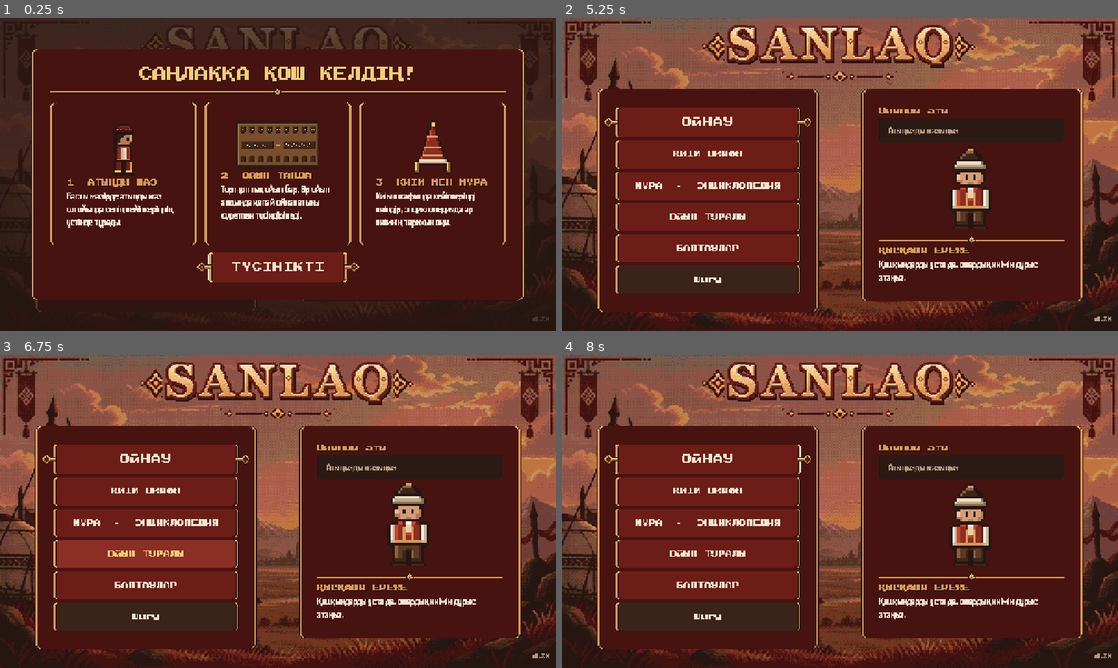
Above: before the commit, frames 1-4 (two rows, left to right).
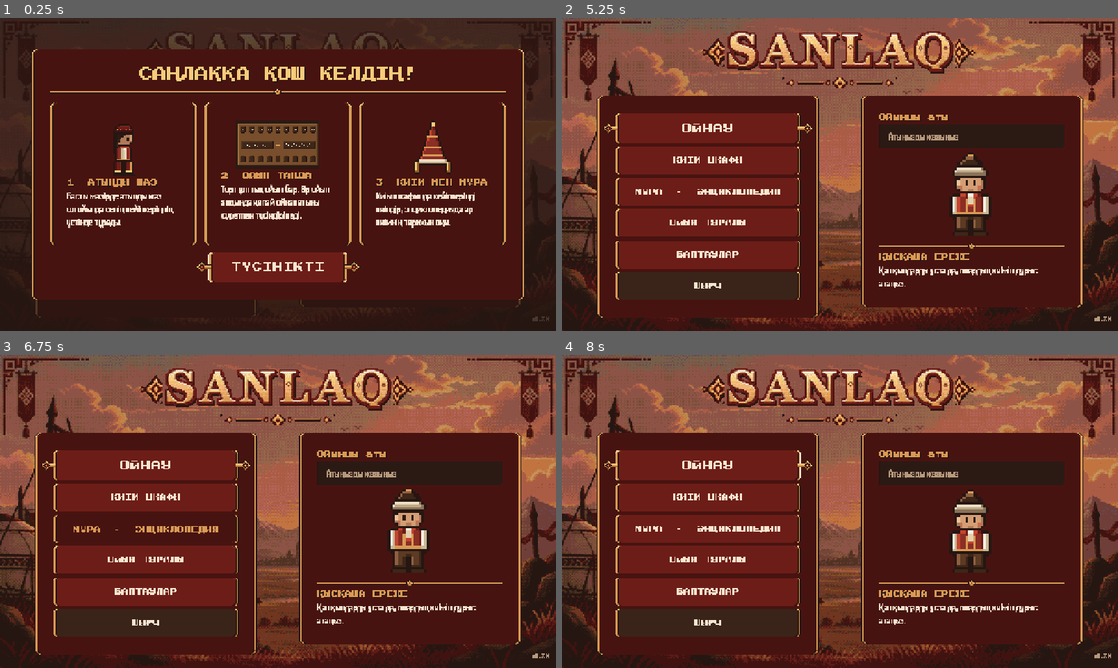
Above: after the commit, the same moments.

Repository: mmeirbek/sanlaq
Game: Godot game, scene res://scenes/ui/main_menu.tscn
Two runs of this game, one before a commit and one after it. Both use one fixed random seed, a clock stepped at 60 frames per second and the inputs below. Sound files missing from this copy of the repository are replaced by a short silence.
Inputs (mouse positions are in pixels of both pictures, inside the frame that each line leads up to):
- Up to frame 1 (0.25 s): no input
- Up to frame 2 (5.25 s): click "ОЙНАУ" at 0.5 s; click "КИІМ ШКАФЫ" at 1.25 s; click "МҰРА · ЭНЦИКЛОПЕДИЯ" at 2 s; click "ОЙЫН ТУРАЛЫ" at 2.75 s; click "БАПТАУЛАР" at 3.5 s; click "Шығу" at 4.25 s; click "ТҮСІНІКТІ" at 5 s
- Up to frame 3 (6.75 s): tap Enter at 5.75 s; move the mouse to (400, 495) at 5.77 s; hold D (move_right) 5.78-6.5 s; hold E (interact) 5.78-6.5 s; click (400, 495) at 5.92 s; tap Space (ui_accept) at 6.02 s; drag from (166, 527) to (250, 574) at 6.52 s
- Up to frame 4 (8 s): move the mouse to (895, 442) at 7.27 s; hold D (move_right) from 7.28 s (still down); tap Tab at 7.35 s; click (895, 442) at 7.42 s

The runs differ from the first frame. In frame 1, 0.9% of the frame differs, in the area x 6-94%, y 3-96%; in frame 2, 18%; in frame 3, 22%, in the area x 6-94%, y 2-96%; in frame 4, 18%.

Commit message:
Фон во весь экран и меню по центру на любом формате экрана
На MacBook 16:10, телефоне и планшете фон стоял рамкой посередине, а меню
прилипало к верху. Теперь фон закрывает экран с обрезкой по краям, главное
меню — в CenterContainer. На телефоне — любая альбомная ориентация по датчику.

Co-Authored-By: Claude Opus 5.5 <noreply@anthropic.com>

Diff:
--- a/project.godot
+++ b/project.godot
@@ -43,7 +43,7 @@
 window/size/mode=2
 window/stretch/mode="canvas_items"
 window/stretch/aspect="expand"
-window/handheld/orientation="landscape"
+window/handheld/orientation=4
 
 [editor_plugins]
 
--- a/scenes/ui/main_menu.tscn
+++ b/scenes/ui/main_menu.tscn
@@ -30,116 +30,116 @@
 variant = 0
 veil = 0.2
 
-[node name="Logo" type="TextureRect" parent="."]
+[node name="Center" type="CenterContainer" parent="."]
 layout_mode = 1
-anchors_preset = 5
-anchor_left = 0.5
-anchor_right = 0.5
-offset_left = -320.0
-offset_top = 16.0
-offset_right = 320.0
-offset_bottom = 146.0
+anchors_preset = 15
+anchor_right = 1.0
+anchor_bottom = 1.0
 grow_horizontal = 2
+grow_vertical = 2
+mouse_filter = 2
+
+[node name="Column" type="VBoxContainer" parent="Center"]
+layout_mode = 2
+mouse_filter = 2
+theme_override_constants/separation = 18
+
+[node name="Logo" type="TextureRect" parent="Center/Column"]
+layout_mode = 2
+size_flags_horizontal = 4
 mouse_filter = 2
 texture = ExtResource("4_logo")
 stretch_mode = 2
 
-[node name="Menu" type="PanelContainer" parent="."]
-layout_mode = 1
-anchors_preset = 5
-anchor_left = 0.5
-anchor_right = 0.5
-offset_left = -560.0
-offset_top = 164.0
-offset_right = -48.0
-offset_bottom = 164.0
-grow_horizontal = 2
+[node name="Panels" type="HBoxContainer" parent="Center/Column"]
+layout_mode = 2
+mouse_filter = 2
+theme_override_constants/separation = 96
 
-[node name="Buttons" type="VBoxContainer" parent="Menu"]
+[node name="Menu" type="PanelContainer" parent="Center/Column/Panels"]
+custom_minimum_size = Vector2(512, 0)
+layout_mode = 2
+size_flags_vertical = 0
+
+[node name="Buttons" type="VBoxContainer" parent="Center/Column/Panels/Menu"]
 layout_mode = 2
 
-[node name="PlayBtn" type="Button" parent="Menu/Buttons"]
+[node name="PlayBtn" type="Button" parent="Center/Column/Panels/Menu/Buttons"]
 layout_mode = 2
 theme_type_variation = &"ButtonLarge"
 text = "ОЙНАУ"
 script = ExtResource("5_button")
 ornate = true
 
-[node name="WardrobeBtn" type="Button" parent="Menu/Buttons"]
+[node name="WardrobeBtn" type="Button" parent="Center/Column/Panels/Menu/Buttons"]
 layout_mode = 2
 text = "КИІМ ШКАФЫ"
 script = ExtResource("5_button")
 
-[node name="CodexBtn" type="Button" parent="Menu/Buttons"]
+[node name="CodexBtn" type="Button" parent="Center/Column/Panels/Menu/Buttons"]
 layout_mode = 2
 text = "МҰРА  ·  ЭНЦИКЛОПЕДИЯ"
 script = ExtResource("5_button")
 
-[node name="AboutBtn" type="Button" parent="Menu/Buttons"]
+[node name="AboutBtn" type="Button" parent="Center/Column/Panels/Menu/Buttons"]
 layout_mode = 2
 text = "ОЙЫН ТУРАЛЫ"
 script = ExtResource("5_button")
 
-[node name="SettingsBtn" type="Button" parent="Menu/Buttons"]
+[node name="SettingsBtn" type="Button" parent="Center/Column/Panels/Menu/Buttons"]
 layout_mode = 2
 text = "БАПТАУЛАР"
 script = ExtResource("5_button")
 
-[node name="QuitBtn" type="Button" parent="Menu/Buttons"]
+[node name="QuitBtn" type="Button" parent="Center/Column/Panels/Menu/Buttons"]
 layout_mode = 2
 theme_type_variation = &"ButtonSecondary"
 text = "Шығу"
 script = ExtResource("5_button")
 
-[node name="PlayerCard" type="PanelContainer" parent="."]
-layout_mode = 1
-anchors_preset = 5
-anchor_left = 0.5
-anchor_right = 0.5
-offset_left = 48.0
-offset_top = 164.0
-offset_right = 560.0
-offset_bottom = 164.0
-grow_horizontal = 2
+[node name="PlayerCard" type="PanelContainer" parent="Center/Column/Panels"]
+custom_minimum_size = Vector2(512, 0)
+layout_mode = 2
+size_flags_vertical = 0
 
-[node name="VBox" type="VBoxContainer" parent="PlayerCard"]
+[node name="VBox" type="VBoxContainer" parent="Center/Column/Panels/PlayerCard"]
 layout_mode = 2
 
-[node name="NameLabel" type="Label" parent="PlayerCard/VBox"]
+[node name="NameLabel" type="Label" parent="Center/Column/Panels/PlayerCard/VBox"]
 layout_mode = 2
 theme_type_variation = &"HeadingLabel"
 text = "Ойыншы аты"
 
-[node name="NicknameInput" type="LineEdit" parent="PlayerCard/VBox"]
+[node name="NicknameInput" type="LineEdit" parent="Center/Column/Panels/PlayerCard/VBox"]
 unique_name_in_owner = true
 layout_mode = 2
 placeholder_text = "Атыңызды жазыңыз"
 max_length = 24
 
-[node name="NicknameWarning" type="Label" parent="PlayerCard/VBox"]
+[node name="NicknameWarning" type="Label" parent="Center/Column/Panels/PlayerCard/VBox"]
 unique_name_in_owner = true
 visible = false
 layout_mode = 2
 theme_type_variation = &"WarningLabel"
 text = "Алдымен атыңызды жазыңыз!"
 
-[node name="MascotSlot" type="Control" parent="PlayerCard/VBox"]
+[node name="MascotSlot" type="Control" parent="Center/Column/Panels/PlayerCard/VBox"]
 unique_name_in_owner = true
 custom_minimum_size = Vector2(0, 200)
 layout_mode = 2
 mouse_filter = 2
 
-[node name="Divider" type="Control" parent="PlayerCard/VBox"]
+[node name="Divider" type="Control" parent="Center/Column/Panels/PlayerCard/VBox"]
 layout_mode = 2
 mouse_filter = 2
 script = ExtResource("6_divider")
 
-[node name="RuleTitle" type="Label" parent="PlayerCard/VBox"]
+[node name="RuleTitle" type="Label" parent="Center/Column/Panels/PlayerCard/VBox"]
 layout_mode = 2
 theme_type_variation = &"HeadingLabel"
 text = "ҚЫСҚАША ЕРЕЖЕ"
 
-[node name="RuleText" type="Label" parent="PlayerCard/VBox"]
+[node name="RuleText" type="Label" parent="Center/Column/Panels/PlayerCard/VBox"]
 layout_mode = 2
 text = "Қашқындарды ұста да, олардың киімін дұрыс атаңыз."
 autowrap_mode = 3
@@ -173,10 +173,10 @@
 dialog_title = "Шығу"
 dialog_message = "Ойыннан шығасыз ба?"
 
-[connection signal="text_changed" from="PlayerCard/VBox/NicknameInput" to="." method="_on_nickname_changed"]
-[connection signal="pressed" from="Menu/Buttons/PlayBtn" to="." method="_on_play_pressed"]
-[connection signal="pressed" from="Menu/Buttons/WardrobeBtn" to="." method="_on_wardrobe_pressed"]
-[connection signal="pressed" from="Menu/Buttons/CodexBtn" to="." method="_on_codex_pressed"]
-[connection signal="pressed" from="Menu/Buttons/AboutBtn" to="." method="_on_about_pressed"]
-[connection signal="pressed" from="Menu/Buttons/SettingsBtn" to="." method="_on_settings_pressed"]
-[connection signal="pressed" from="Menu/Buttons/QuitBtn" to="." method="_on_quit_pressed"]
+[connection signal="text_changed" from="Center/Column/Panels/PlayerCard/VBox/NicknameInput" to="." method="_on_nickname_changed"]
+[connection signal="pressed" from="Center/Column/Panels/Menu/Buttons/PlayBtn" to="." method="_on_play_pressed"]
+[connection signal="pressed" from="Center/Column/Panels/Menu/Buttons/WardrobeBtn" to="." method="_on_wardrobe_pressed"]
+[connection signal="pressed" from="Center/Column/Panels/Menu/Buttons/CodexBtn" to="." method="_on_codex_pressed"]
+[connection signal="pressed" from="Center/Column/Panels/Menu/Buttons/AboutBtn" to="." method="_on_about_pressed"]
+[connection signal="pressed" from="Center/Column/Panels/Menu/Buttons/SettingsBtn" to="." method="_on_settings_pressed"]
+[connection signal="pressed" from="Center/Column/Panels/Menu/Buttons/QuitBtn" to="." method="_on_quit_pressed"]
--- a/scripts/ui/components/pixel_backdrop.gd
+++ b/scripts/ui/components/pixel_backdrop.gd
@@ -1,10 +1,10 @@
 class_name PixelBackdrop
 extends Control
-## Фон экрана в пиксельном стиле. Картинка рисуется в целом масштабе экрана
-## 1280×720 и по центру: на широком телефоне или планшете она не тянется на
-## дробный коэффициент, а встаёт в тёмное поле с золотой каймой по краю. Само окно
-## масштабирует экран целиком — целый ли этот масштаб, решает настройка проекта
-## (этап 6.3).
+## Фон экрана в пиксельном стиле. Картинка закрывает весь экран, как обои: на
+## телефоне, планшете или MacBook она растягивается до краёв без искажения
+## пропорций, а лишнее поровну срезается сверху-снизу или по бокам. Пиксели фона
+## при этом бывают на полпикселя неровными — за вуалью этого не видно, а пустая
+## рамка вокруг картинки выглядела как сломанная вёрстка.
 ## Сверху — вуаль, чтобы панели и текст читались на ярком закате.
 
 enum Variant { MAIN, STEPPE }
@@ -41,18 +41,14 @@
 
 func _draw() -> void:
 	draw_rect(Rect2(Vector2.ZERO, size), UiTokens.BURGUNDY_DARK)
-	var image_rect := picture_rect(_texture.get_size(), size)
-	draw_texture_rect(_texture, image_rect, false)
-	if image_rect.size.x < size.x or image_rect.size.y < size.y:
-		draw_rect(image_rect.grow(UiTokens.PIXEL), UiTokens.GOLD_DARK, false, UiTokens.PIXEL)
+	draw_texture_rect(_texture, picture_rect(_texture.get_size(), size), false)
 	if veil > 0.0:
 		draw_rect(Rect2(Vector2.ZERO, size), Color(UiTokens.OUTLINE, veil))
 
 
-## Где рисовать картинку: самый крупный целый масштаб, при котором она целиком
-## помещается, по центру. Если картинка больше экрана — масштаб 1 и обрезка
-## по центру.
+## Где рисовать картинку: наименьший масштаб, при котором она закрывает экран
+## целиком, по центру. Размер округляется вверх, чтобы у края не осталось щели.
 static func picture_rect(picture: Vector2, area: Vector2) -> Rect2:
-	var scale := maxi(1, floori(minf(area.x / picture.x, area.y / picture.y)))
-	var drawn := picture * scale
+	var scale := maxf(area.x / picture.x, area.y / picture.y)
+	var drawn := (picture * scale).ceil()
 	return Rect2(((area - drawn) / 2).floor(), drawn)
--- a/tools/components_test.gd
+++ b/tools/components_test.gd
@@ -154,13 +154,15 @@
 	await unmount(dialog)
 
 
-## Фон встаёт в целом масштабе по центру на любом экране.
+## Фон закрывает весь экран, лишнее поровну срезается по краям: на любом экране
+## нет ни рамки, ни пустых полос.
 func _test_backdrop_scaling() -> void:
 	var picture := Vector2(1280, 720)
 	var cases := {
 		"16:9": [Vector2(1280, 720), Rect2(0, 0, 1280, 720)],
-		"телефон 19.5:9": [Vector2(1560, 720), Rect2(140, 0, 1280, 720)],
-		"планшет 4:3": [Vector2(1280, 960), Rect2(0, 120, 1280, 720)],
+		"телефон 19.5:9": [Vector2(1560, 720), Rect2(0, -79, 1560, 878)],
+		"планшет 4:3": [Vector2(1280, 960), Rect2(-214, 0, 1707, 960)],
+		"MacBook 16:10": [Vector2(1512, 945), Rect2(-84, 0, 1680, 945)],
 		"2K": [Vector2(2560, 1440), Rect2(0, 0, 2560, 1440)],
 	}
 	for screen: String in cases:
Not shown, changed: docs/REDESIGN_PLAN.md
